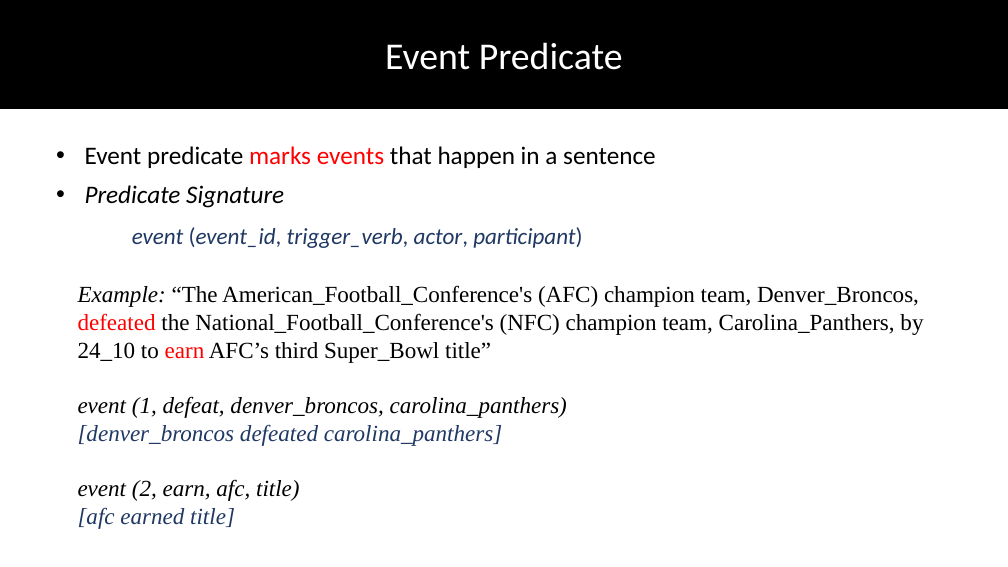
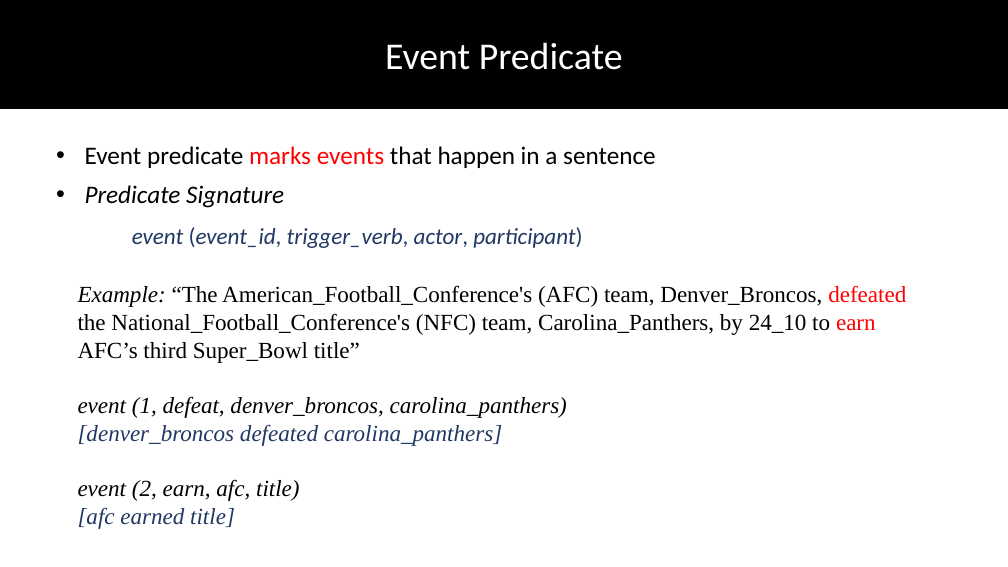
Before and after one commit to DhruvaPendharkar/thesis-project, a slide deck: slide 43 of Notes/ThesisPresentation.pptx. Drawn at 1008x567 pixels with LibreOffice and Linux fonts; fonts in the diff are those of the drawing. Boxes give left, top, right and bottom in pixels: in the first picture for what was removed or moved away, otherwise in the second. Text is boxed around its words. In the diff, an @@ line names an element or a change of style, - is before the commit and + after.

```diff
--- a/Notes/ThesisPresentation.pptx
+++ b/Notes/ThesisPresentation.pptx
@@ text at bbox=[78, 285, 906, 363]: text changed @@
-Example: “The American_Football_Conference's (AFC) champion team, Denver_Broncos, defeated the National_Football_Conference's (NFC) champion team, Carolina_Panthers, by 24_10 to earn AFC’s third Super_Bowl title”
+Example: “The American_Football_Conference's (AFC) team, Denver_Broncos, defeated the National_Football_Conference's (NFC) team, Carolina_Panthers, by 24_10 to earn AFC’s third Super_Bowl title”
```
Also in this commit, not shown: 15 slides added, 2 slides removed.
